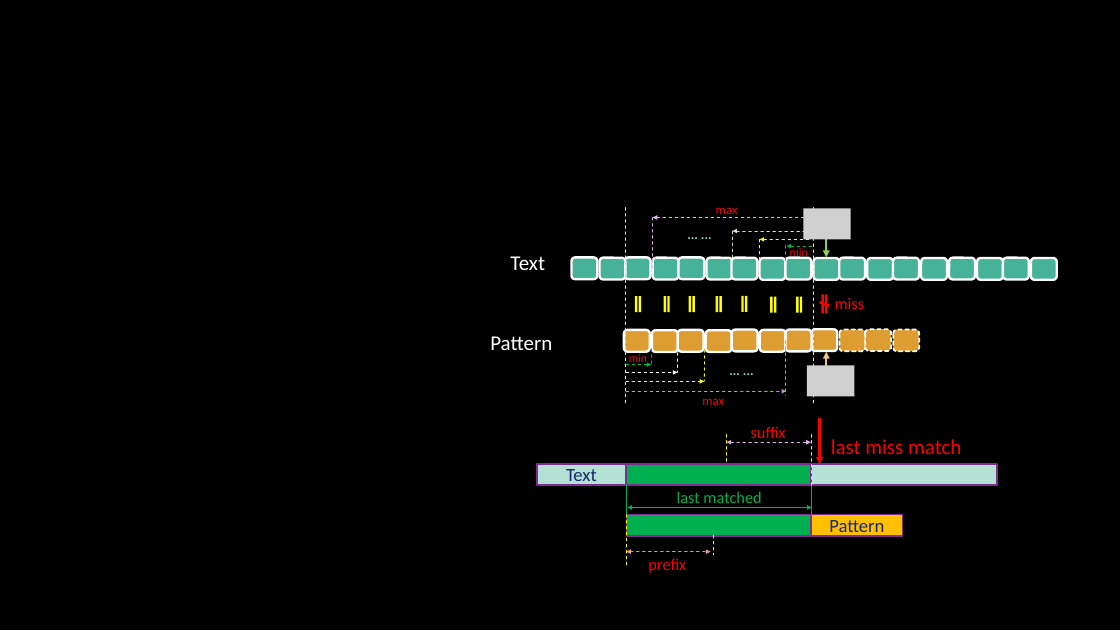
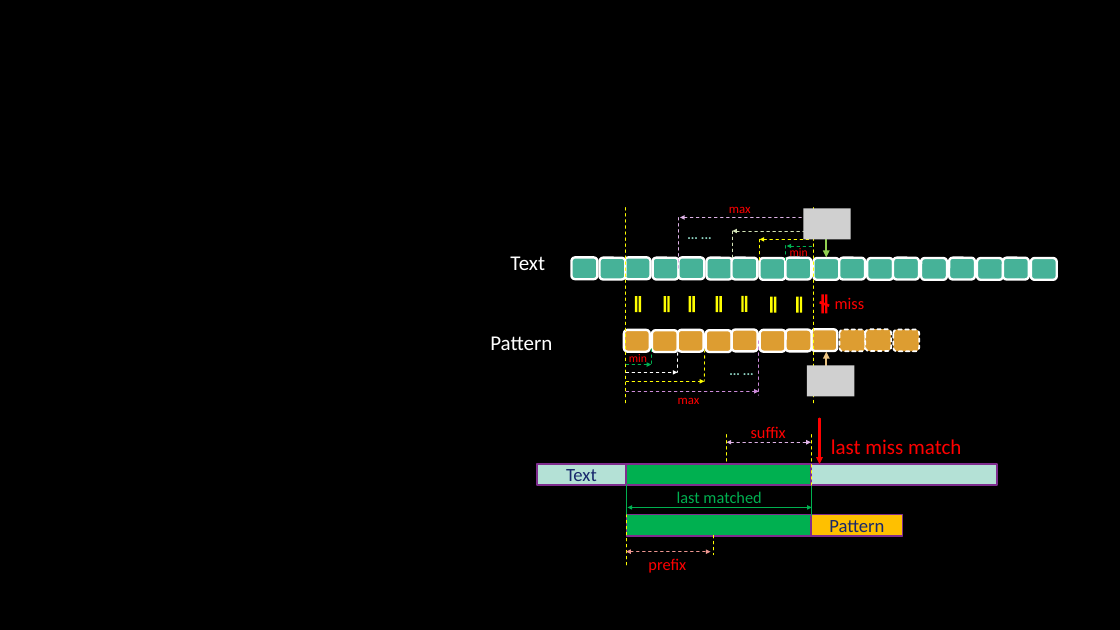
Before and after one commit to flat2010/source, a slide deck: slide 4 of _posts/字符串匹配算法系列之一：BF-KMP/示意图.pptx. Drawn at 1120x630 pixels with LibreOffice and Linux fonts; fonts in the diff are those of the drawing; grey boxes stand for pictures; background and template pictures are left out. Boxes give left, top, right and bottom in pixels: in the first picture for what was removed or moved away, otherwise in the second. Text is boxed around its words. In the diff, an @@ line names an element or a change of style, - is before the commit and + after.

```diff
--- a/_posts/字符串匹配算法系列之一：BF-KMP/示意图.pptx
+++ b/_posts/字符串匹配算法系列之一：BF-KMP/示意图.pptx
@@ text "max" rewrapped from bbox=[716, 207, 738, 218] to bbox=[729, 206, 751, 213] @@
@@ line moved from (653, 218) - (653, 269) to (679, 218) - (679, 269) @@
@@ arrow moved from (653, 218) - (812, 218) to (681, 218) - (812, 218) @@
@@ line moved from (786, 341) - (786, 395) to (759, 341) - (759, 395) @@
@@ text "max": place and size @@
-text "max" at bbox=[702, 398, 724, 405]
+text "max" at bbox=[678, 397, 700, 404]
@@ arrow moved from (626, 392) - (786, 392) to (626, 392) - (759, 392) @@
```
Also in this commit, not shown: 2 slides added, 6 other files.
